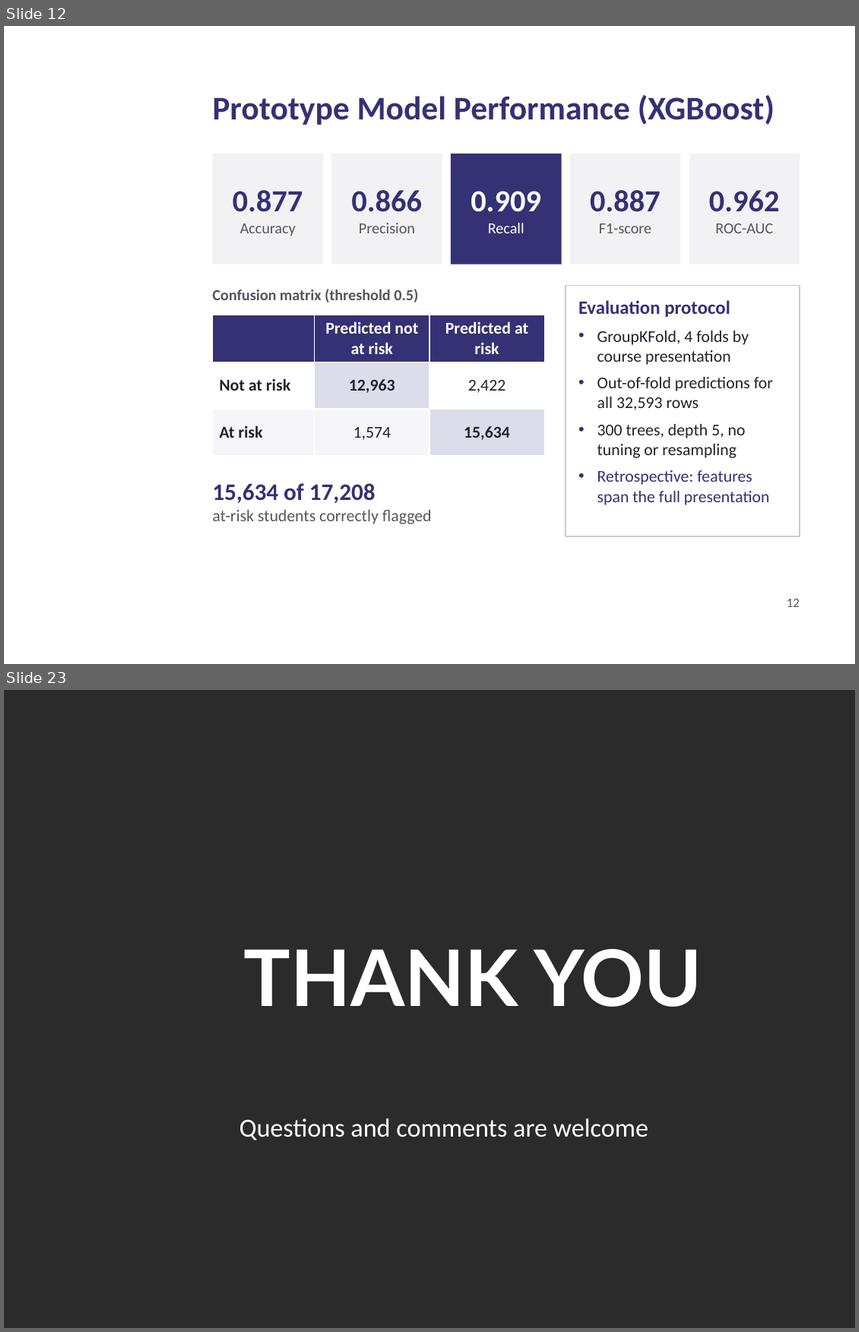
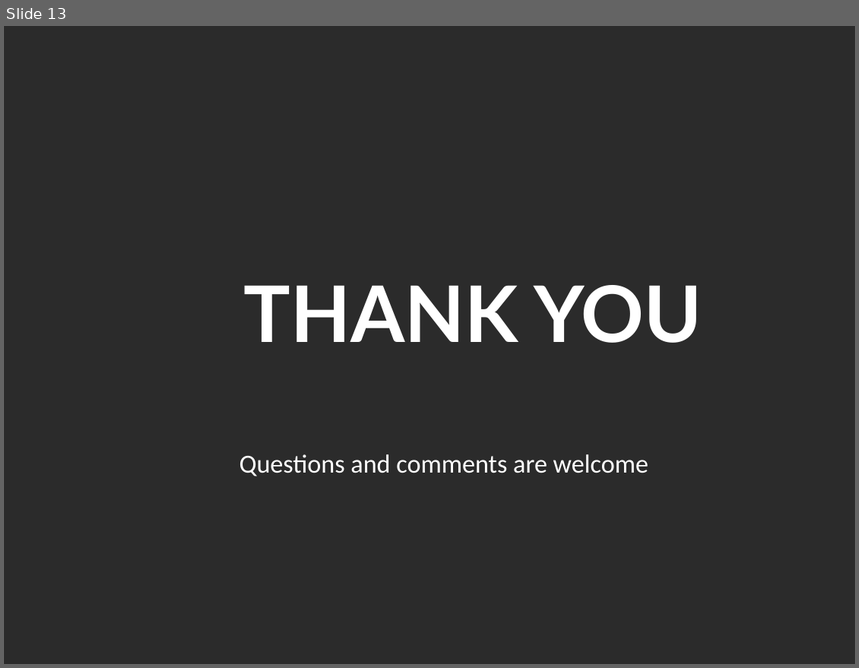
Before and after one commit to daniel-larry/python-run-result, a slide deck: Internal_Defense_Presentation.pptx. Shown one above the other, each under a label of ours: slides 12 and 23 before the commit, slide 13 after it; the slides between them are not shown. The pictures are 859x1332 and 859x668 pixels, drawn with LibreOffice and Linux fonts; fonts in the diff are those of the drawing; background and template pictures are left out; a plain dark background stands for a picture behind light text. Boxes give left, top, right and bottom in pixels: in the first picture for what was removed or moved away, otherwise in the second. Text is boxed around its words. In the diff, an @@ line names an element or a change of style, - is before the commit and + after.

```diff
--- a/Internal_Defense_Presentation.pptx
+++ b/Internal_Defense_Presentation.pptx
@@ slide 12 removed at box(4, 26, 855, 664), background picture (left out) @@
@@ title removed at box(212, 95, 775, 125) @@
-Prototype Model Performance (XGBoost)
@@ rectangle removed at box(212, 154, 323, 265) @@
@@ rectangle removed at box(332, 154, 443, 265) @@
@@ rectangle removed at box(451, 154, 562, 265) @@
@@ rectangle removed at box(570, 154, 680, 265) @@
@@ rectangle removed at box(690, 154, 800, 265) @@
@@ text removed at box(233, 190, 303, 236) @@
-0.877
-Accuracy
@@ text removed at box(351, 190, 422, 233) @@
-0.866
-Precision
@@ text removed at box(471, 191, 541, 233) @@
-0.909
-Recall
@@ text removed at box(590, 190, 661, 233) @@
-0.887
-F1-score
@@ text removed at box(709, 190, 780, 233) @@
-0.962
-ROC-AUC
@@ text removed at box(212, 289, 418, 303) @@
-Confusion matrix (threshold 0.5)
@@ rectangle removed at box(566, 286, 800, 537) @@
@@ table removed at box(212, 316, 544, 456), 3 rows, 3 columns @@
- | Predicted not at risk | Predicted at risk
-Not at risk | 12,963 | 2,422
-At risk | 1,574 | 15,634
@@ text removed at box(579, 300, 773, 506) @@
-Evaluation protocol
-• GroupKFold, 4 folds by course presentation
-• Out-of-fold predictions for all 32,593 rows
-• 300 trees, depth 5, no tuning or resampling
-• Retrospective: features span the full presentation
@@ text removed at box(212, 484, 432, 525) @@
-15,634 of 17,208
-at-risk students correctly flagged
@@ text removed at box(787, 599, 800, 607) @@
-12
@@ what was slide 23 is now slide 13 @@
```
Also in this commit, not shown: 4 slides changed, 8 slides added, 17 other slides removed.
